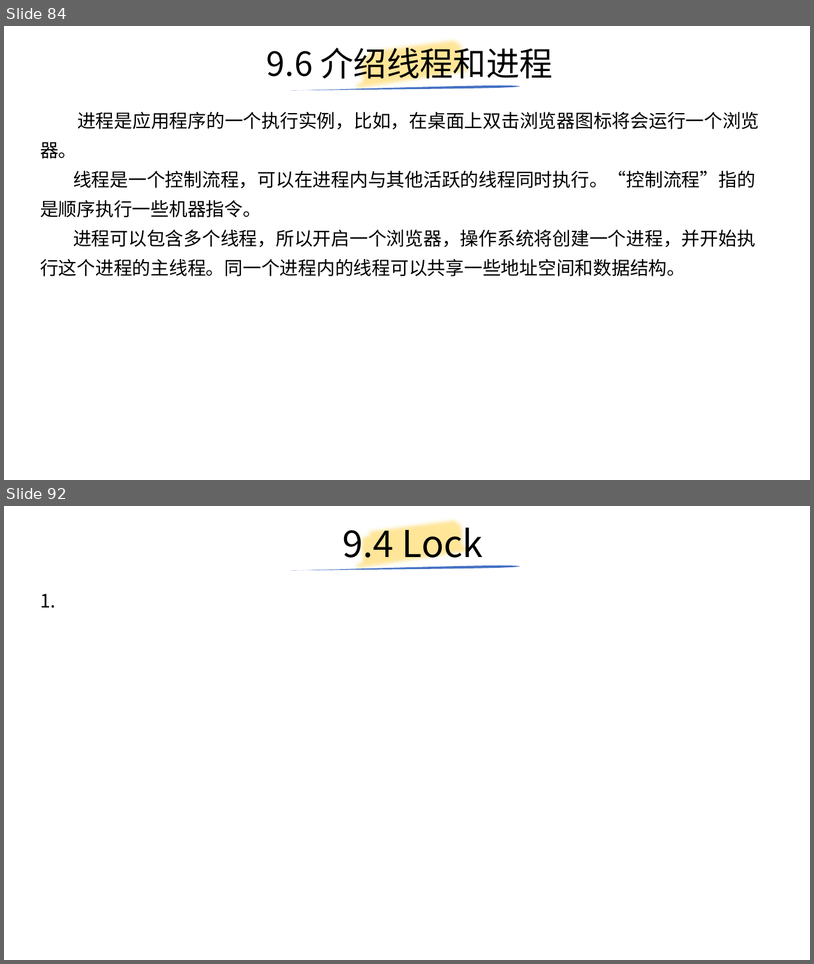
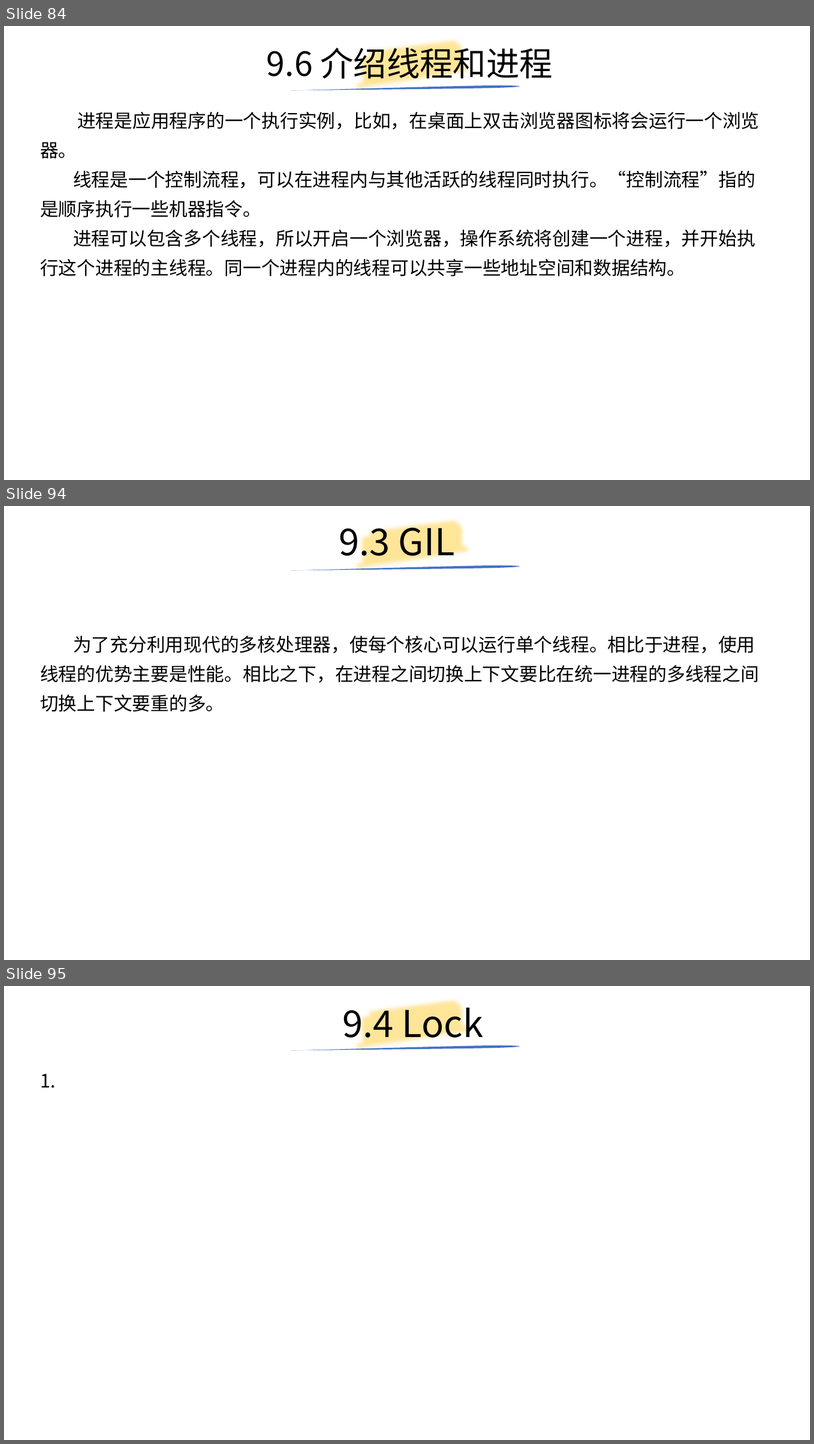
Before and after one commit to yiwenliu/CorePython, a slide deck: PPT/CorePython.pptx. Shown one above the other, each under a label of ours: slides 84 and 92 before the commit, slides 84, 94 and 95 after it; the slides between them are not shown. The pictures are 814x964 and 814x1444 pixels, drawn with LibreOffice and Linux fonts; fonts in the diff are those of the drawing. Boxes give left, top, right and bottom in pixels: in the first picture for what was removed or moved away, otherwise in the second. Text is boxed around its words. In the diff, an @@ line names an element or a change of style, - is before the commit and + after.

```diff
--- a/PPT/CorePython.pptx
+++ b/PPT/CorePython.pptx
@@ slide 94 added at [4,506,810,960], background #FFFFFF @@
@@ title added at [339,517,455,565], 44 pt, text #000000 @@
+9.3 GIL
@@ freeform shape added at [353,506,476,586], outline #FFE699 16 pt @@
@@ freeform shape added at [291,565,520,570], fill #4472C4 @@
@@ text added at [40,636,759,712], 22 pt, text #000000 @@
+为了充分利用现代的多核处理器，使每个核心可以运行单个线程。相比于进程，使用线程的优势主要是性能。相比之下，在进程之间切换上下文要比在统一进程的多线程之间切换上下文要重的多。
@@ what was slide 92 is now slide 95 @@
```
Also in this commit, not shown: 2 slides changed, 8 other slides added, 3 slides removed, 8 other files.
